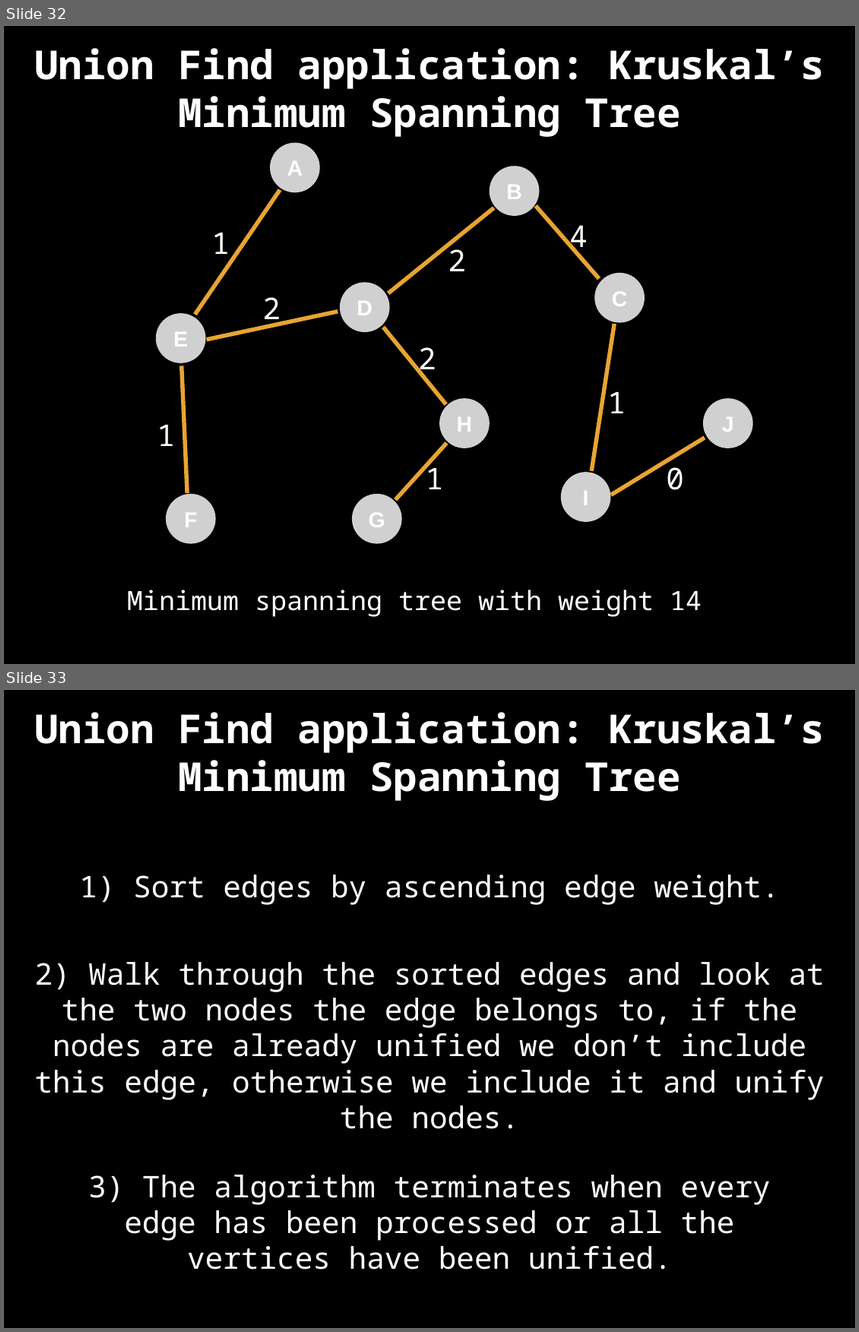
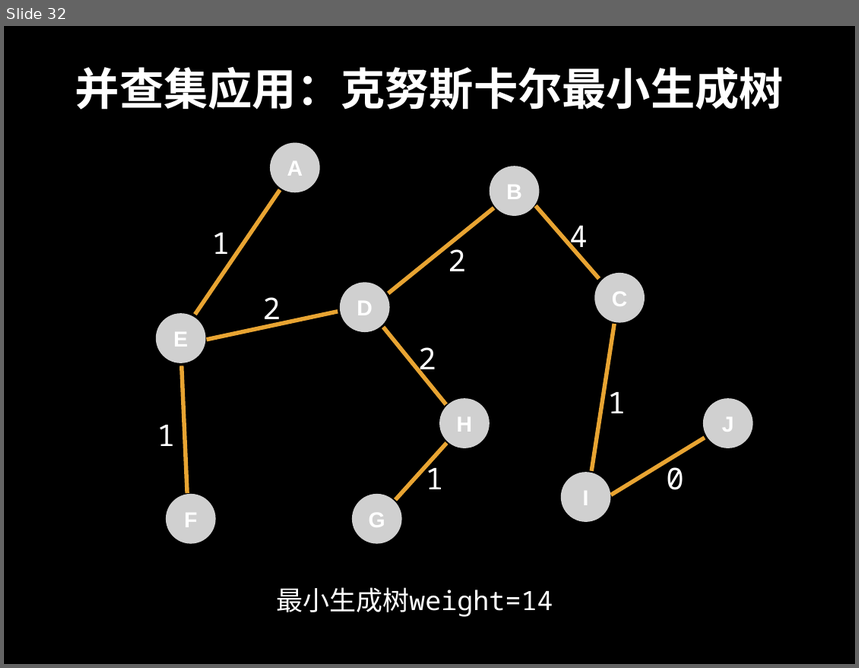
Before and after one commit to spring2go/Algorithms, a slide deck: slides/datastructures/unionfind/UnionFind.pptx. Shown one above the other, each under a label of ours: slides 32 and 33 before the commit, slide 32 after it. The pictures are 859x1332 and 859x668 pixels, drawn with LibreOffice and Linux fonts; fonts in the diff are those of the drawing; grey boxes stand for pictures. Boxes give left, top, right and bottom in pixels: in the first picture for what was removed or moved away, otherwise in the second. Text is boxed around its words. In the diff, an @@ line names an element or a change of style, - is before the commit and + after.

```diff
--- a/slides/datastructures/unionfind/UnionFind.pptx
+++ b/slides/datastructures/unionfind/UnionFind.pptx
@@ slide 33 removed at [4, 690, 855, 1328], background #000000 @@
@@ title removed at [34, 712, 824, 801] @@
-Union Find application: Kruskal’s Minimum Spanning Tree
@@ text removed at [79, 875, 779, 905] @@
-1) Sort edges by ascending edge weight.
@@ text removed at [34, 962, 825, 1129] @@
-2) Walk through the sorted edges and look at the two nodes the edge belongs to, if the nodes are already unified we don’t include this edge, otherwise we include it and unify the nodes.
@@ text removed at [88, 1175, 771, 1270] @@
-3) The algorithm terminates when every edge has been processed or all the vertices have been unified.
@@ slide 32 changed as well @@
@@ title at [75, 67, 784, 110]: text changed; size 48 to 53.3 pt @@
-Union Find application: Kruskal’s Minimum Spanning Tree
+并查集应用：克努斯卡尔最小生成树
@@ text at [276, 588, 553, 617]: text changed @@
-Minimum spanning tree with weight 14
+最小生成树weight=14
```
Also in this commit, not shown: 50 other slides changed, 5 slides added, 4 other slides removed, 1 other file.
